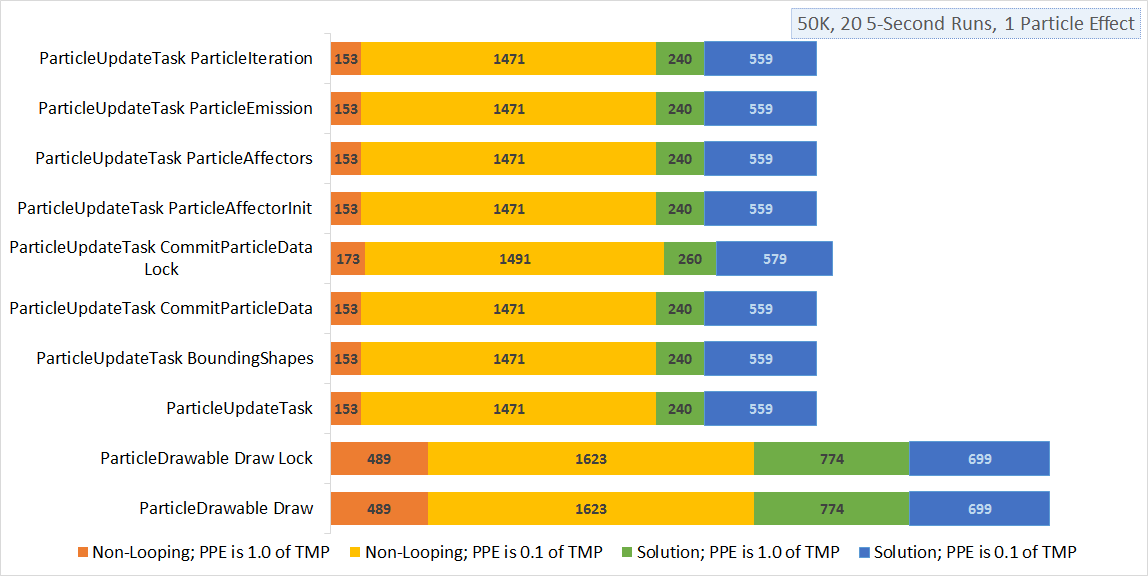
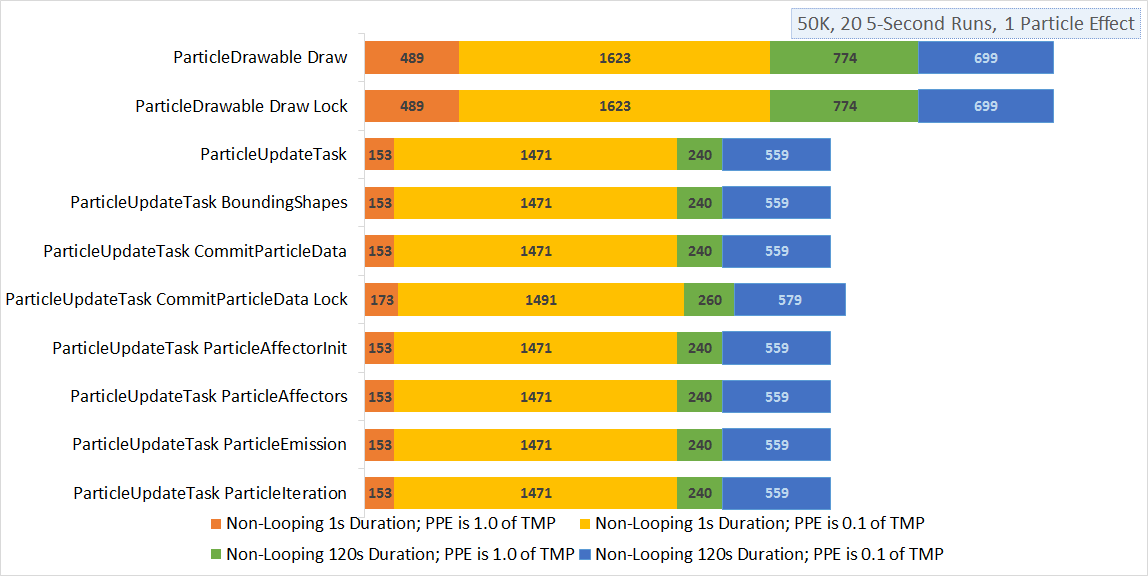
Comparing the layer stacks of the two 1148 × 576 images. Changes:
added layer "Layer 6" above "Layer 5" over 6, 33, 1077, 563
